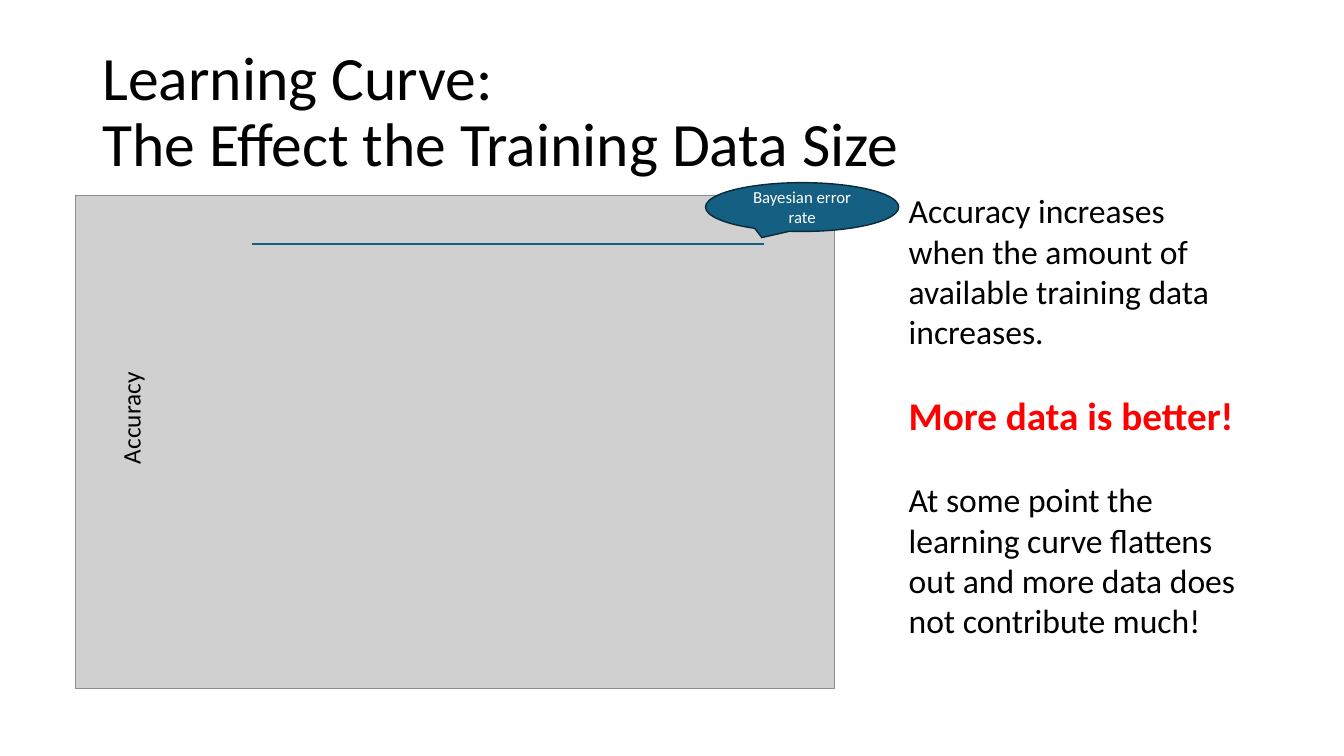
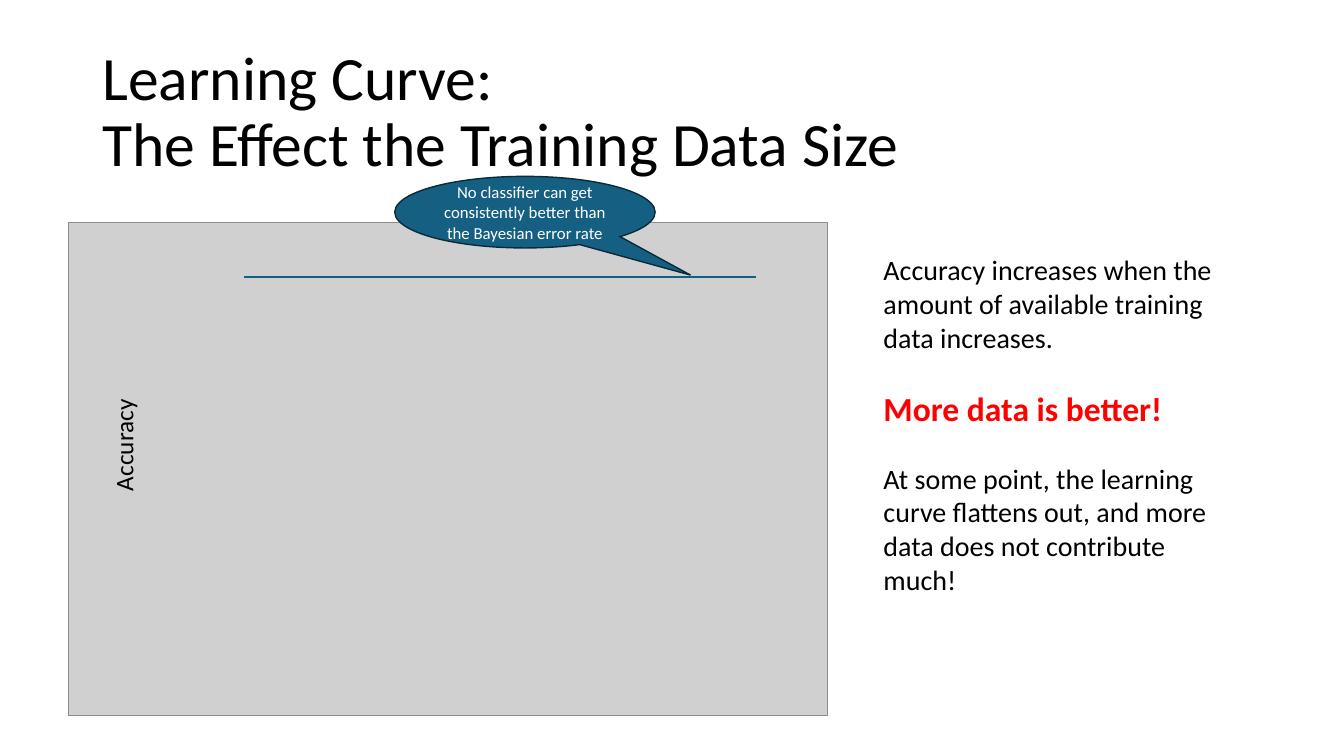
Before and after one commit to mhahsler/CS7320-AI, a slide deck: slide 24 of slides/19_ML_intro.pptx. Drawn at 1344x756 pixels with LibreOffice and Linux fonts; fonts in the diff are those of the drawing; grey boxes stand for pictures. Boxes give left, top, right and bottom in pixels: in the first picture for what was removed or moved away, otherwise in the second. Text is boxed around its words. In the diff, an @@ line names an element or a change of style, - is before the commit and + after.

```diff
--- a/slides/19_ML_intro.pptx
+++ b/slides/19_ML_intro.pptx
@@ speech bubble "No classifier can get consistently ...": place and size @@
-speech bubble "No classifier can get consistently ..." at (706,182,899,231)
+speech bubble "No classifier can get consistently ..." at (395,176,655,248)
@@ speech bubble "No classifier can get consistently ..." at (395,176,655,248): proportions changed @@
@@ text in speech bubble at (444,186,605,243): text changed @@
-Bayesian error rate
+No classifier can get consistently better than the Bayesian error rate
@@ picture: place and size @@
-picture at (76,196,835,689)
+picture at (69,223,828,716)
@@ text "Accuracy increases when the amount ...": place and size @@
-text "Accuracy increases when the amount ..." at (909,200,1235,634)
+text "Accuracy increases when the amount ..." at (883,260,1211,591)
@@ text at (883,260,1211,422): size 24 to 20 pt in "Accuracy increases when the amount of available ..."; size 28 to 24 pt in "More data is better!" @@
@@ line moved from (252, 244) - (764, 244) to (244, 277) - (756, 277) @@
@@ text "Accuracy": place and size @@
-text "Accuracy" at (117,382,148,462)
+text "Accuracy" at (109,409,140,489)
@@ text at (883,469,1207,591): text changed; size 24 to 20 pt @@
-At some point the learning curve flattens out and more data does not contribute much!
+At some point, the learning curve flattens out, and more data does not contribute much!
```
Also in this commit, not shown: 12 other slides changed, 1 other file.
